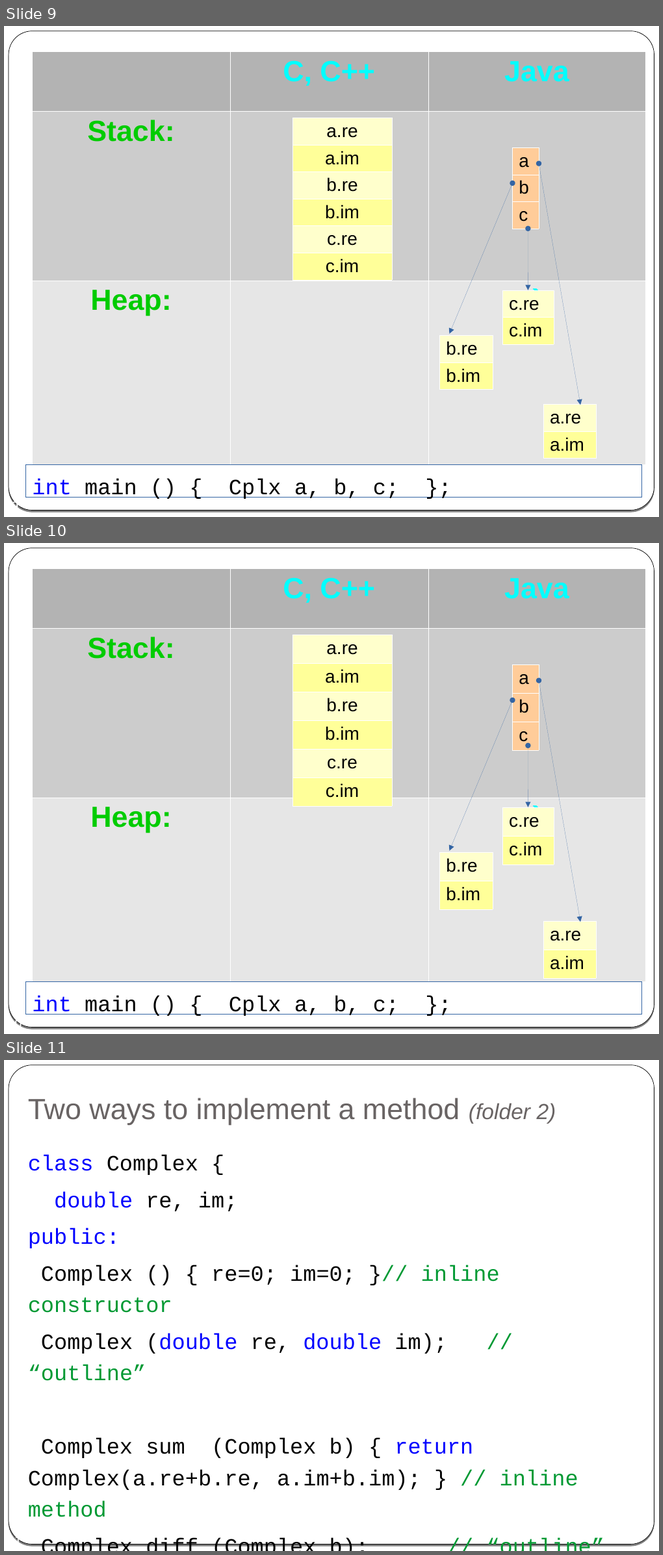
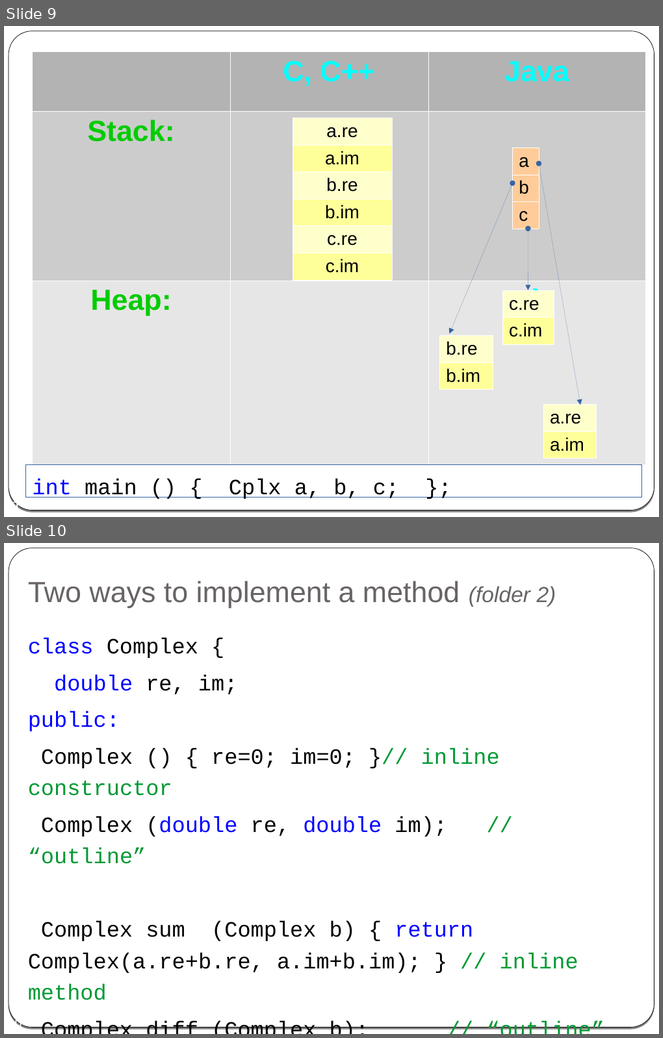
Before and after one commit to cpp-at-ariel/cpp-5778, a slide deck: week02-classes-constructors-destructors/slides-classes.odp. Shown one above the other, each under a label of ours: slides 9, 10 and 11 before the commit, slides 9 and 10 after it. The pictures are 663x1555 and 663x1038 pixels, drawn with LibreOffice and Linux fonts; fonts in the diff are those of the drawing. Boxes give left, top, right and bottom in pixels: in the first picture for what was removed or moved away, otherwise in the second. Text is boxed around its words. In the diff, an @@ line names an element or a change of style, - is before the commit and + after.

```diff
--- a/week02-classes-constructors-destructors/slides-classes.odp
+++ b/week02-classes-constructors-destructors/slides-classes.odp
@@ slide 10 removed at bbox=[4, 543, 659, 1034], background gradient #000000 to #FFFFFF; not listed: 2 template elements that a slide beside it also shows @@
@@ table removed at bbox=[32, 568, 646, 982], 3 rows, 3 columns @@
- | C, C++ | Java
-Stack: |  | 
-Heap: |  | `
@@ table removed at bbox=[293, 635, 393, 806], 6 rows, 1 columns @@
-a.re
-a.im
-b.re
-b.im
-c.re
-c.im
@@ table removed at bbox=[512, 665, 539, 751], 3 rows, 1 columns @@
-a
-b
-c
@@ double arrow removed from (539, 681) to (581, 923) @@
@@ double arrow removed from (512, 700) to (449, 851) @@
@@ double arrow removed from (528, 745) to (528, 808) @@
@@ table removed at bbox=[503, 808, 554, 865], 2 rows, 1 columns @@
-c.re
-c.im
@@ table removed at bbox=[440, 852, 493, 909], 2 rows, 1 columns @@
-b.re
-b.im
@@ table removed at bbox=[544, 922, 596, 979], 2 rows, 1 columns @@
-a.re
-a.im
@@ text removed at bbox=[25, 982, 642, 1015] @@
-int main () { Cplx a, b, c; };
@@ page number removed at bbox=[8, 1018, 22, 1027] @@
-10
@@ what was slide 11 is now slide 10 @@
@@ page number at bbox=[8, 1018, 22, 1027]: text changed @@
-11
+10
```
Also in this commit, not shown: 1 slide changed, 13 other files.
